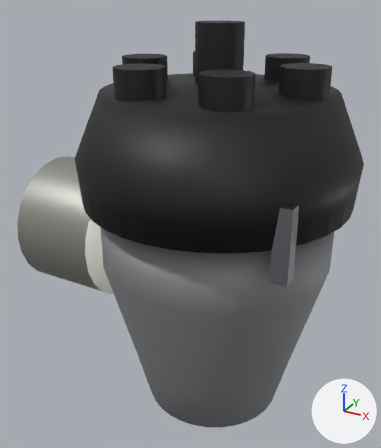
What one commit did to the glTF model porsche-911sc-engine/parts/distributor.glb.
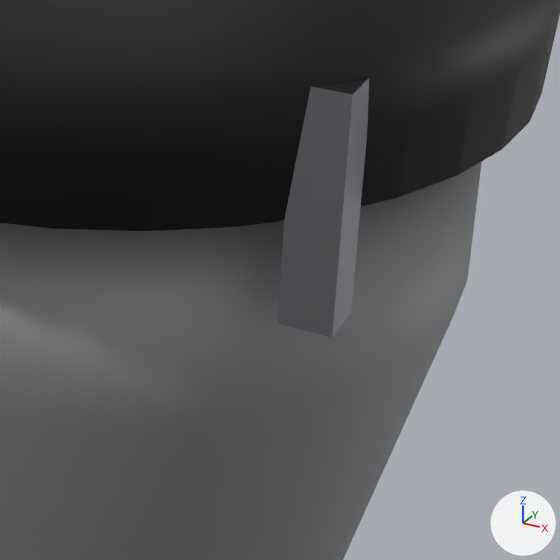
The first picture shows the older version from a camera (50 mm lens) standing at (-15.9, -272.3, 218.5) and looking at (-83.4, -149.6, 157.1). The close-ups show the older and then the newer version on the part from 48% to 94% of the width and 40% to 80% of the height of that picture. Only the edits that show in the close-ups are written down. Every picture has the same lights, and +X, +Y and +Z are marked at lower right. Where no turn or scale is listed for an object, it has been applied to the vertices.

The first close-up shows 'distributor:blackPlastic', 'distributor:castAlu', 'distributor:steel'.
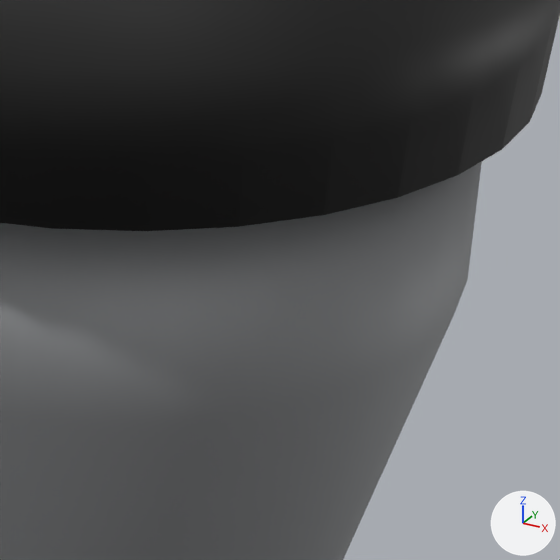
What changed in the scene script:
```text
Remove ob_distributor_steel:
    ob_distributor_steel = bpy.data.objects.new('distributor:steel', me_mesh_2)
    ob_distributor_steel.location = (-75.5, -150.6, 169.0)
```

Pixel boxes [x1, y1, x2, y2] of what changed, in the close-ups (560 x 560 px):
'distributor:steel', deleted: before [277, 78, 369, 337]
